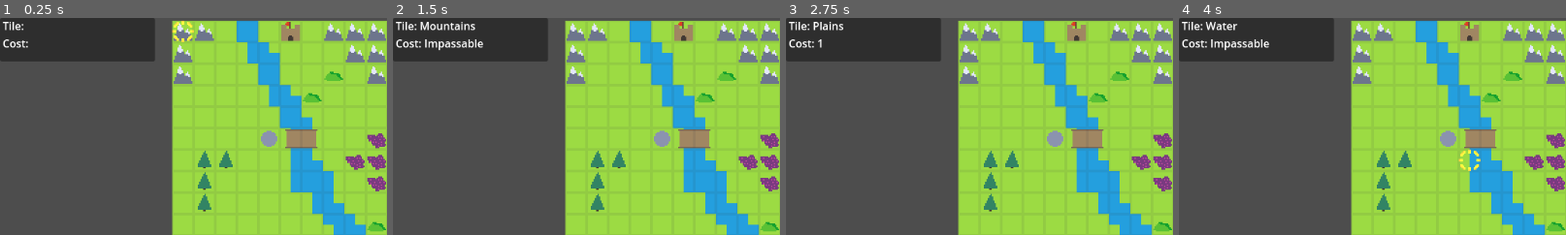
Above: before the commit, frames 1-4 (left to right).
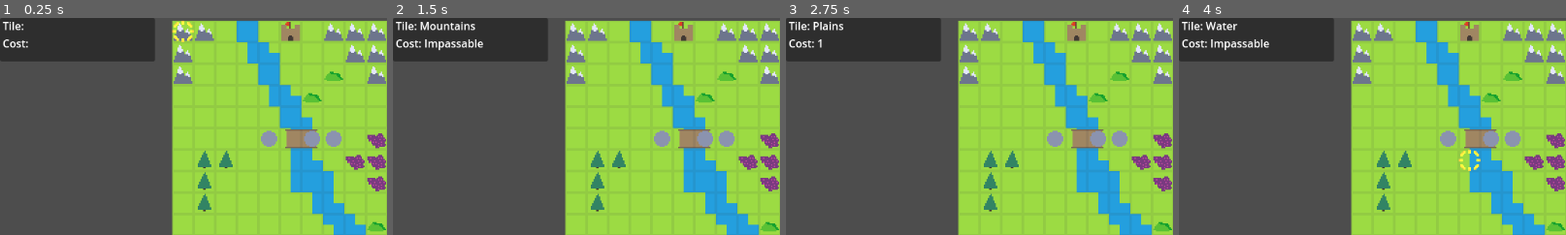
Above: after the commit, the same moments.

Repository: Kibibibit/chickenwarrior
Game: Godot game, scene res://src/scenes/main/main.tscn
Two runs of this game, one before a commit and one after it. Both use one fixed random seed, a clock stepped at 60 frames per second and the inputs below.
Inputs (mouse positions are % of the whole screen's width and height, from its top left):
- Up to frame 1 (0.25 s): no input
- Up to frame 2 (1.5 s): tap Enter (ui_accept) at 0.5, 0.77, 1.25 s; move the mouse to (72, 45) at 0.52 s; hold Right (ui_right) 0.53-1.28 s; click (72, 45) at 0.67 s; move the mouse to (30, 55) at 1.27 s; hold Down (ui_down) from 1.28 s (still down)
- Up to frame 3 (2.75 s): tap Enter (ui_accept) at 1.52, 2 s; move the mouse to (60, 28) at 2.02 s; release Down (ui_down) at 2.03 s; hold Right (ui_right) from 2.03 s (still down)
- Up to frame 4 (4 s): tap Enter (ui_accept) at 2.75, 3.02, 3.5, 3.77 s; move the mouse to (45, 70) at 2.77 s; release Right (ui_right) at 2.78 s; hold Up (ui_up) 2.78-3.53 s; click (45, 70) at 2.92 s; move the mouse to (80, 65) at 3.52 s; hold Left (ui_left) from 3.53 s (still down)
The pictures show only the part of the screen within x 0-50%, y 0-50%; the shares and areas given below are measured in that part.

The runs differ from the first frame. In frame 1, 0.5% of the frame differs, in the area x 78-89%, y 51-60%; in frame 2, 0.5%; in frame 3, 0.5%; in frame 4, 0.5%.

Commit message:
Got the arrow working correctly

Diff:
--- a/project.godot
+++ b/project.godot
@@ -18,6 +18,7 @@
 [autoload]
 
 Constants="*res://src/scripts/autoloads/constants.gd"
+Teams="*res://src/scripts/autoloads/teams.gd"
 VectorUtils="*res://src/scripts/autoloads/vector_utils.gd"
 UnitTypes="*res://src/scripts/autoloads/unit_types.gd"
 TileTypes="*res://src/scripts/autoloads/tile_types.gd"
--- /dev/null
+++ b/resources/characters/enemy/test_lisa.tres
@@ -0,0 +1,10 @@
+[gd_resource type="Resource" script_class="Character" load_steps=2 format=3 uid="uid://wsm0q68n174f"]
+
+[ext_resource type="Script" path="res://src/scripts/resource_types/character.gd" id="1_vpjpv"]
+
+[resource]
+resource_name = "TestLisa"
+script = ExtResource("1_vpjpv")
+name = "TestLisa"
+hp = 5
+movement = 5
--- /dev/null
+++ b/resources/characters/player/test_alice.tres
@@ -0,0 +1,10 @@
+[gd_resource type="Resource" script_class="Character" load_steps=2 format=3 uid="uid://de2cga6x2e5cr"]
+
+[ext_resource type="Script" path="res://src/scripts/resource_types/character.gd" id="1_xq0eu"]
+
+[resource]
+resource_name = "TestAlice"
+script = ExtResource("1_xq0eu")
+name = "TestAlice"
+hp = 4
+movement = 5
--- a/src/prefabs/maps/test_map/test_map.tscn
+++ b/src/prefabs/maps/test_map/test_map.tscn
@@ -8,6 +8,8 @@
 [ext_resource type="Resource" uid="uid://ow13aatsj02g" path="res://resources/items/vulnerary.tres" id="6_m477u"]
 [ext_resource type="Resource" uid="uid://dg4m15bcawron" path="res://resources/characters/enemy/test_bob.tres" id="7_x2vwp"]
 [ext_resource type="Resource" uid="uid://bitdfqkohrmcj" path="res://resources/items/weapons/iron_bow.tres" id="8_5ka5x"]
+[ext_resource type="Resource" uid="uid://de2cga6x2e5cr" path="res://resources/characters/player/test_alice.tres" id="9_h38tm"]
+[ext_resource type="Resource" uid="uid://wsm0q68n174f" path="res://resources/characters/enemy/test_lisa.tres" id="10_cg0gy"]
 
 [node name="Map" type="TileMap"]
 z_index = -1
@@ -33,3 +35,16 @@
 tile = Vector2i(17, 18)
 inventory = Array[Resource("res://src/scripts/resource_types/item.gd")]([ExtResource("8_5ka5x")])
 hp = 10
+
+[node name="TestAlice" parent="Units" instance=ExtResource("2_je2jo")]
+position = Vector2(96, 80)
+character = ExtResource("9_h38tm")
+tile = Vector2i(6, 5)
+hp = 4
+
+[node name="TestLisa" parent="Units" instance=ExtResource("2_je2jo")]
+position = Vector2(112, 80)
+character = ExtResource("10_cg0gy")
+team = 1
+tile = Vector2i(7, 5)
+hp = 5
--- a/src/scenes/battle_scene/battle_scene.gd
+++ b/src/scenes/battle_scene/battle_scene.gd
@@ -64,6 +64,8 @@
 			_cursor_action_player_turn_state(action)
 		STATE_PLAYER_UNIT_SELECTED:
 			_cursor_action_player_unit_selected_state(action)
+		STATE_ENEMY_UNIT_SELECTED:
+			_cursor_action_enemy_unit_selected_state(action)
 		_:
 			return
 
@@ -80,13 +82,17 @@
 	var unit: Unit = _unit_at(cursor.tile)
 	if unit != null and action == Cursor.SELECT:
 		tile_highlight.clear_highlight()
-		move_tiles = tile_highlight.get_move_tiles(unit)
+		move_tiles = tile_highlight.get_move_tiles(unit, unit_positions)
 		var attack_tiles = tile_highlight.get_attack_tiles(unit, move_tiles)
 		tile_highlight.highlight_tiles(move_tiles, attack_tiles)
 		selected_unit_id = unit.get_instance_id()
-		unit_start_pos = unit.tile
-		battle_state = STATE_PLAYER_UNIT_SELECTED
-		return
+		if (unit.team == Teams.PLAYER):
+			unit_start_pos = unit.tile
+			battle_state = STATE_PLAYER_UNIT_SELECTED
+			return
+		else:
+			battle_state = STATE_ENEMY_UNIT_SELECTED
+			return
 
 func _cursor_action_player_unit_selected_state(action: int) -> void:
 	var unit: Unit = instance_from_id(selected_unit_id)
@@ -99,10 +105,26 @@
 		move_tiles = []
 		return
 
+func _cursor_action_enemy_unit_selected_state(action: int) -> void:
+	if (action == Cursor.DESELECT):
+		selected_unit_id = Constants.NULL_ID
+		tile_highlight.clear_highlight()
+		battle_state = STATE_PLAYER_TURN
+		move_tiles = []
+		return
+
 func _cursor_moved_player_turn_state(tile: Vector2i) -> void:
 	ui.set_tile_type(map.get_tile_type(tile))
 	ui.set_unit(_unit_at(tile))
 
 func _cursor_moved_player_unit_selected_state(tile: Vector2i) -> void:
 	var unit: Unit = instance_from_id(selected_unit_id)
-	arrows.draw_path(unit.tile, tile, unit.get_unit_type(), move_tiles)
+	if (tile in move_tiles and tile != unit.tile):
+		var passable_tiles: Array[Vector2i] = move_tiles
+		for unit_tile in unit_positions.keys():
+			if (_unit_at(unit_tile).team == unit.team):
+				passable_tiles.append(unit_tile)
+		if (_unit_at(tile) == null):
+			arrows.draw_path(unit.tile, tile, unit.get_unit_type(), passable_tiles)
+	elif (tile == unit.tile):
+		arrows.clear_arrows()
--- /dev/null
+++ b/src/scripts/autoloads/teams.gd
@@ -0,0 +1,5 @@
+extends Node
+
+const PLAYER: int = 0
+const ENEMY: int = 1
+const ALLY: int = 2
--- a/src/scripts/objects/arrows.gd
+++ b/src/scripts/objects/arrows.gd
@@ -54,8 +54,8 @@
 var map: Map
 
 
-func draw_path(from: Vector2i, to: Vector2i, unit_type: StringName, move_tiles: Array[Vector2i]) -> void:
-	var path: Array[Vector2i] = _a_star(from, to, unit_type, move_tiles)
+func draw_path(from: Vector2i, to: Vector2i, unit_type: StringName, passable_tiles: Array[Vector2i]) -> void:
+	var path: Array[Vector2i] = _a_star(from, to, unit_type, passable_tiles)
 	_remove_sprites()
 	if (path.size() > 1):
 		for i in path.size():
@@ -98,7 +98,7 @@
 		child.queue_free()
 		remove_child(child)
 
-func _a_star(start: Vector2i, goal: Vector2i, unit_type: StringName, move_tiles: Array[Vector2i]) -> Array[Vector2i]:
+func _a_star(start: Vector2i, goal: Vector2i, unit_type: StringName, passable_tiles: Array[Vector2i]) -> Array[Vector2i]:
 	var queue: PriorityQueue = PriorityQueue.new()
 	var path_map: Dictionary = {}
 	var g_scores: Dictionary = {}
@@ -114,10 +114,11 @@
 			g_scores[current] = INF
 		for n in VectorUtils.NEIGHBOURS:
 			var neighbour: Vector2i = current+n
-			if (not neighbour in move_tiles):
+			if not neighbour in passable_tiles:
 				continue
 			if not neighbour in g_scores:
 				g_scores[neighbour] = INF
+
 
 			var new_g_score = g_scores[current] + map.get_tile_cost(neighbour, unit_type)
 			if (new_g_score < g_scores[neighbour]):
--- a/src/scripts/objects/tile_highlight.gd
+++ b/src/scripts/objects/tile_highlight.gd
@@ -10,7 +10,7 @@
 var _move_region: Rect2i = Rect2i(0,Map.TILE_SIZE,Map.TILE_SIZE, Map.TILE_SIZE)
 var _attack_region: Rect2i = Rect2i(Map.TILE_SIZE*2,Map.TILE_SIZE,Map.TILE_SIZE, Map.TILE_SIZE)
 
-func get_move_tiles(unit: Unit) -> Array[Vector2i]:
+func get_move_tiles(unit: Unit, unit_positions: Dictionary) -> Array[Vector2i]:
 	var cost_map: Dictionary = {
 		unit.tile: 0
 	}
@@ -22,18 +22,28 @@
 		var cost_to_current: int = cost_map[current]
 
 		if (cost_to_current <= unit.character.movement):
-			if (current != unit.tile and not current in out):
+			if (
+				current != unit.tile and
+				not current in out and
+				not current in unit_positions
+			):
 				out.append(current)
 			for n in VectorUtils.NEIGHBOURS:
 				var neighbour: Vector2i = current+n
 				if (map.get_used_rect().has_point(neighbour)):
-					var cost: int = cost_to_current + map.get_tile_cost(neighbour, unit.get_unit_type())
-					if (not neighbour in cost_map):
-						cost_map[neighbour] = cost
-						stack.push_back(neighbour)
-					elif (cost_map[neighbour] > cost):
-						cost_map[neighbour] = cost
-						stack.push_back(neighbour)
+					var unit_at_neighbour: bool = neighbour in unit_positions
+					var can_pass_tile: bool = not unit_at_neighbour
+					if (unit_at_neighbour):
+						var mounted: bool = unit.get_unit_type() == UnitTypes.CAVALRY or unit.get_unit_type() == UnitTypes.FLIER
+						can_pass_tile = mounted or instance_from_id(unit_positions[neighbour]).team == unit.team
+					if (can_pass_tile):
+						var cost: int = cost_to_current + map.get_tile_cost(neighbour, unit.get_unit_type())
+						if (not neighbour in cost_map):
+							cost_map[neighbour] = cost
+							stack.push_back(neighbour)
+						elif (cost_map[neighbour] > cost):
+							cost_map[neighbour] = cost
+							stack.push_back(neighbour)
 	return out
 
 func _flood_fill_attack(tile: Vector2i, min_range: int, max_range:int, explored:Array[Vector2i]) -> Array[Vector2i]:
--- a/src/scripts/resource_types/character.gd
+++ b/src/scripts/resource_types/character.gd
@@ -3,7 +3,7 @@
 extends Resource
 class_name Character
 
-@export var name: String
+@export var name: String : set = _set_name
 
 @export_group("Stats")
 @export var hp: int
Not shown: 1 places in src/prefabs/maps/test_map/test_map.tscn that only renumber resources
